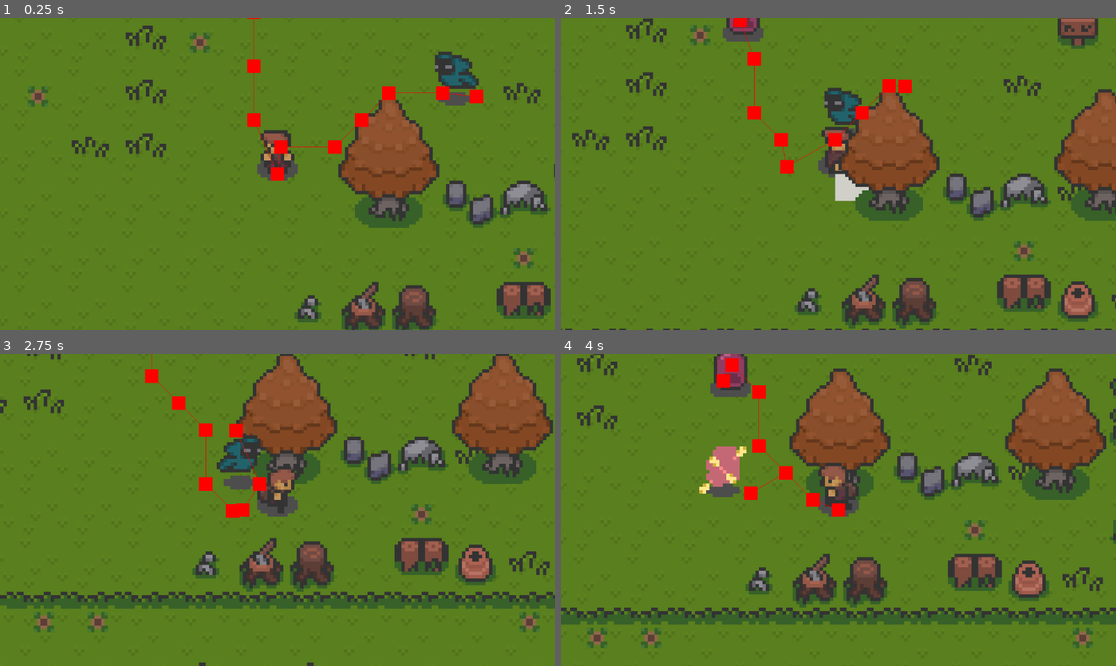
Above: before the commit, frames 1-4 (two rows, left to right).
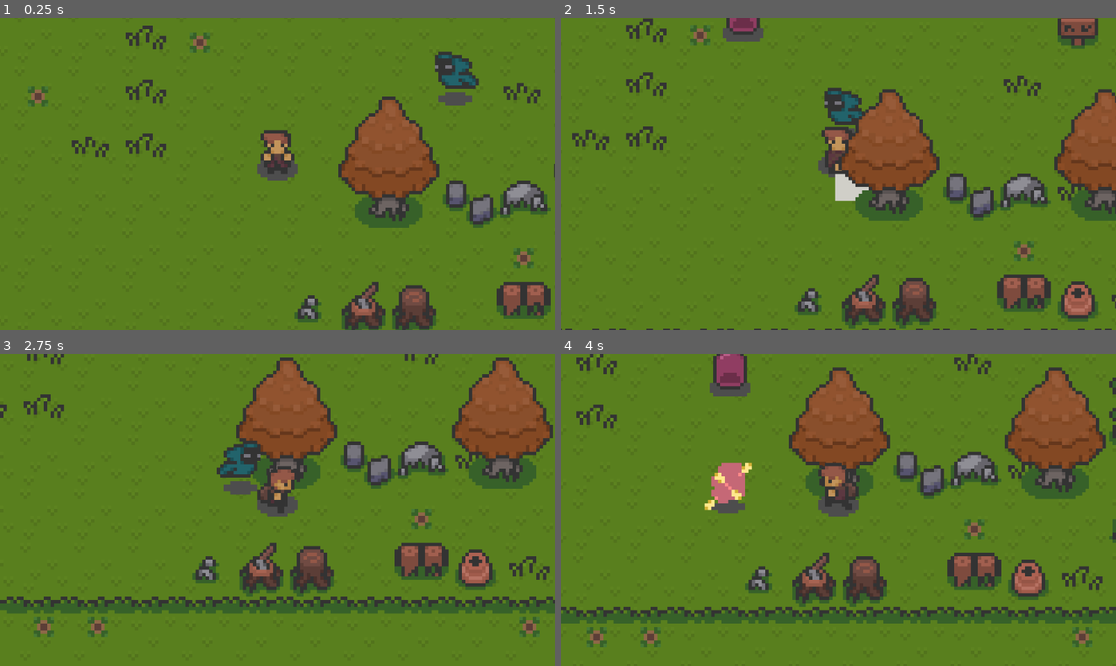
Above: after the commit, the same moments.

Repository: lilmax6969/small-seed_island-gd
Game: Godot game, scene res://scenes/test.tscn
The game is run twice, just before and just after one commit, with the same random seed, the same clock (stepped at 60 frames per second) and the same inputs. The project has no main scene, so this scene is started directly.
Inputs:
- Up to frame 1 (0.25 s): no input
- Up to frame 2 (1.5 s): hold Right (right) 0.53-1.28 s; tap Space (attack) at 0.6, 1.35 s; hold Down (down) from 1.28 s (still down)
- Up to frame 3 (2.75 s): release Down (down) at 2.03 s; hold Right (right) from 2.03 s (still down); tap Space (attack) at 2.1 s
- Up to frame 4 (4 s): release Right (right) at 2.78 s; hold Up (up) 2.78-3.53 s; tap Space (attack) at 2.85, 3.6 s; hold Left (left) from 3.53 s (still down)

The runs differ from the first frame. In frame 1, 1.1% of the frame differs, in the area x 44-88%, y 0-53%; in frame 2, 1.0%; in frame 3, 14%, in the area x 0-100%, y 0-100%; in frame 4, 6.6%.

Commit message:
Saved the tilesets in case of tilemap crash

Diff:
--- a/project.godot
+++ b/project.godot
@@ -10,6 +10,7 @@
 
 [application]
 
+config/name="small-seed_island-gd"
 config/features=PackedStringArray("4.3")
 
 [autoload]
--- a/scenes/enemy.tscn
+++ b/scenes/enemy.tscn
@@ -10,4 +10,3 @@
 [node name="Pathfinding" type="NavigationAgent2D" parent="."]
 target_desired_distance = 313.0
 path_postprocessing = 1
-debug_enabled = true
--- a/scenes/player.tscn
+++ b/scenes/player.tscn
@@ -528,10 +528,10 @@
 
 [node name="Camera2D" type="Camera2D" parent="."]
 zoom = Vector2(7, 7)
-limit_left = -16
-limit_top = -10
-limit_right = 32
-limit_bottom = 42
+limit_left = -10000
+limit_top = -10000
+limit_right = 100000
+limit_bottom = -10000
 script = SubResource("GDScript_2ig03")
 
 [node name="Animator" type="AnimatedSprite2D" parent="."]
@@ -543,7 +543,7 @@
 [node name="Hitbox" type="Area2D" parent="."]
 
 [node name="CollisionShape2D" type="CollisionShape2D" parent="Hitbox"]
-position = Vector2(-0.164391, -3.30424)
+position = Vector2(0, -3)
 shape = SubResource("CircleShape2D_iiklf")
 debug_color = Color(0, 0.650306, 0.100696, 0.42)
 
@@ -555,6 +555,11 @@
 debug_color = Color(0.964174, 0.229244, 0.200238, 0.42)
 
 [node name="Collision" type="CollisionShape2D" parent="."]
-position = Vector2(0, -2.74737)
+position = Vector2(0, -3)
 scale = Vector2(0.75, 0.75)
 shape = SubResource("CircleShape2D_31x2y")
+
+[node name="Attack-collision" type="RayCast2D" parent="."]
+position = Vector2(0, -11)
+scale = Vector2(5.36, 1)
+target_position = Vector2(0, 11)
--- a/scenes/slime.tscn
+++ b/scenes/slime.tscn
@@ -223,3 +223,6 @@
 [node name="Collision" type="CollisionShape2D" parent="." index="2"]
 position = Vector2(0, -4)
 shape = SubResource("CircleShape2D_80crh")
+
+[node name="Pathfinding" parent="." index="3"]
+debug_enabled = false
--- a/scenes/test.tscn
+++ b/scenes/test.tscn
@@ -189,6 +189,12 @@
 [sub_resource type="TileSet" id="TileSet_rdaow"]
 navigation_layer_0/layers = 1
 sources/0 = SubResource("TileSetAtlasSource_4wr4p")
+
+[sub_resource type="NavigationPolygon" id="NavigationPolygon_8sk1w"]
+vertices = PackedVector2Array(-4, 8, -8, 8, -8, -8, -4, -8)
+polygons = Array[PackedInt32Array]([PackedInt32Array(0, 1, 2, 3)])
+outlines = Array[PackedVector2Array]([PackedVector2Array(-8, -8, -4, -8, -4, 8, -8, 8)])
+agent_radius = 0.0
 
 [sub_resource type="NavigationPolygon" id="NavigationPolygon_sxum2"]
 vertices = PackedVector2Array(8, 8, -8, 8, -8, -8, 8, -8)
@@ -337,6 +343,7 @@
 11:3/0/terrains_peering_bit/top_left_corner = 0
 11:3/0/terrains_peering_bit/top_side = 0
 11:3/0/terrains_peering_bit/top_right_corner = 0
+11:3/0/navigation_layer_0/polygon = SubResource("NavigationPolygon_8sk1w")
 11:4/0 = 0
 11:4/0/terrain_set = 0
 11:4/0/terrain = 0
--- /dev/null
+++ b/tilesets/ground.tres
@@ -0,0 +1,181 @@
+[gd_resource type="TileSet" load_steps=22 format=3 uid="uid://cwj500w3s0js8"]
+
+[ext_resource type="Texture2D" uid="uid://cmitseqs6t56k" path="res://assets/Overworld_Tileset.png" id="1_yqr63"]
+
+[sub_resource type="NavigationPolygon" id="NavigationPolygon_6iqwr"]
+vertices = PackedVector2Array(8, 8, -8, 8, -8, -8, 8, -8)
+polygons = Array[PackedInt32Array]([PackedInt32Array(0, 1, 2, 3)])
+outlines = Array[PackedVector2Array]([PackedVector2Array(-8, -8, 8, -8, 8, 8, -8, 8)])
+agent_radius = 0.0
+
+[sub_resource type="NavigationPolygon" id="NavigationPolygon_3a15x"]
+vertices = PackedVector2Array(8, 8, -8, 8, -8, -8, 8, -8)
+polygons = Array[PackedInt32Array]([PackedInt32Array(0, 1, 2, 3)])
+outlines = Array[PackedVector2Array]([PackedVector2Array(-8, -8, 8, -8, 8, 8, -8, 8)])
+agent_radius = 0.0
+
+[sub_resource type="NavigationPolygon" id="NavigationPolygon_yq6sp"]
+vertices = PackedVector2Array(8, 8, -8, 8, -8, -8, 8, -8)
+polygons = Array[PackedInt32Array]([PackedInt32Array(0, 1, 2, 3)])
+outlines = Array[PackedVector2Array]([PackedVector2Array(-8, -8, 8, -8, 8, 8, -8, 8)])
+agent_radius = 0.0
+
+[sub_resource type="NavigationPolygon" id="NavigationPolygon_uyq0l"]
+vertices = PackedVector2Array(8, 8, -8, 8, -8, -8, 8, -8)
+polygons = Array[PackedInt32Array]([PackedInt32Array(0, 1, 2, 3)])
+outlines = Array[PackedVector2Array]([PackedVector2Array(-8, -8, 8, -8, 8, 8, -8, 8)])
+agent_radius = 0.0
+
+[sub_resource type="NavigationPolygon" id="NavigationPolygon_gqpxo"]
+vertices = PackedVector2Array(8, 8, -8, 8, -8, -8, 8, -8)
+polygons = Array[PackedInt32Array]([PackedInt32Array(0, 1, 2, 3)])
+outlines = Array[PackedVector2Array]([PackedVector2Array(-8, -8, 8, -8, 8, 8, -8, 8)])
+agent_radius = 0.0
+
+[sub_resource type="NavigationPolygon" id="NavigationPolygon_tyigh"]
+vertices = PackedVector2Array(8, 8, -8, 8, -8, -8, 8, -8)
+polygons = Array[PackedInt32Array]([PackedInt32Array(0, 1, 2, 3)])
+outlines = Array[PackedVector2Array]([PackedVector2Array(-8, -8, 8, -8, 8, 8, -8, 8)])
+agent_radius = 0.0
+
+[sub_resource type="NavigationPolygon" id="NavigationPolygon_212et"]
+vertices = PackedVector2Array(8, 8, -8, 8, -8, -8, 8, -8)
+polygons = Array[PackedInt32Array]([PackedInt32Array(0, 1, 2, 3)])
+outlines = Array[PackedVector2Array]([PackedVector2Array(-8, -8, 8, -8, 8, 8, -8, 8)])
+agent_radius = 0.0
+
+[sub_resource type="NavigationPolygon" id="NavigationPolygon_l225i"]
+vertices = PackedVector2Array(8, 8, -8, 8, -8, -8, 8, -8)
+polygons = Array[PackedInt32Array]([PackedInt32Array(0, 1, 2, 3)])
+outlines = Array[PackedVector2Array]([PackedVector2Array(-8, -8, 8, -8, 8, 8, -8, 8)])
+agent_radius = 0.0
+
+[sub_resource type="NavigationPolygon" id="NavigationPolygon_v46sh"]
+vertices = PackedVector2Array(8, 8, -8, 8, -8, -8, 8, -8)
+polygons = Array[PackedInt32Array]([PackedInt32Array(0, 1, 2, 3)])
+outlines = Array[PackedVector2Array]([PackedVector2Array(-8, -8, 8, -8, 8, 8, -8, 8)])
+agent_radius = 0.0
+
+[sub_resource type="NavigationPolygon" id="NavigationPolygon_5vfkr"]
+vertices = PackedVector2Array(8, 8, -8, 8, -8, -8, 8, -8)
+polygons = Array[PackedInt32Array]([PackedInt32Array(0, 1, 2, 3)])
+outlines = Array[PackedVector2Array]([PackedVector2Array(-8, -8, 8, -8, 8, 8, -8, 8)])
+agent_radius = 0.0
+
+[sub_resource type="NavigationPolygon" id="NavigationPolygon_hb2mg"]
+vertices = PackedVector2Array(8, 8, -8, 8, -8, -8, 8, -8)
+polygons = Array[PackedInt32Array]([PackedInt32Array(0, 1, 2, 3)])
+outlines = Array[PackedVector2Array]([PackedVector2Array(-8, -8, 8, -8, 8, 8, -8, 8)])
+agent_radius = 0.0
+
+[sub_resource type="NavigationPolygon" id="NavigationPolygon_5jxx6"]
+vertices = PackedVector2Array(8, 8, -8, 8, -8, -8, 8, -8)
+polygons = Array[PackedInt32Array]([PackedInt32Array(0, 1, 2, 3)])
+outlines = Array[PackedVector2Array]([PackedVector2Array(-8, -8, 8, -8, 8, 8, -8, 8)])
+agent_radius = 0.0
+
+[sub_resource type="NavigationPolygon" id="NavigationPolygon_ruadu"]
+vertices = PackedVector2Array(8, 8, -8, 8, -8, -8, 8, -8)
+polygons = Array[PackedInt32Array]([PackedInt32Array(0, 1, 2, 3)])
+outlines = Array[PackedVector2Array]([PackedVector2Array(-8, -8, 8, -8, 8, 8, -8, 8)])
+agent_radius = 0.0
+
+[sub_resource type="NavigationPolygon" id="NavigationPolygon_67pss"]
+vertices = PackedVector2Array(8, 8, -8, 8, -8, -8, 8, -8)
+polygons = Array[PackedInt32Array]([PackedInt32Array(0, 1, 2, 3)])
+outlines = Array[PackedVector2Array]([PackedVector2Array(-8, -8, 8, -8, 8, 8, -8, 8)])
+agent_radius = 0.0
+
+[sub_resource type="NavigationPolygon" id="NavigationPolygon_hsx4j"]
+vertices = PackedVector2Array(8, 8, -8, 8, -8, -8, 8, -8)
+polygons = Array[PackedInt32Array]([PackedInt32Array(0, 1, 2, 3)])
+outlines = Array[PackedVector2Array]([PackedVector2Array(-8, -8, 8, -8, 8, 8, -8, 8)])
+agent_radius = 0.0
+
+[sub_resource type="NavigationPolygon" id="NavigationPolygon_uw812"]
+vertices = PackedVector2Array(8, 8, -8, 8, -8, -8, 8, -8)
+polygons = Array[PackedInt32Array]([PackedInt32Array(0, 1, 2, 3)])
+outlines = Array[PackedVector2Array]([PackedVector2Array(-8, -8, 8, -8, 8, 8, -8, 8)])
+agent_radius = 0.0
+
+[sub_resource type="NavigationPolygon" id="NavigationPolygon_r4liu"]
+vertices = PackedVector2Array(8, 8, -8, 8, -8, -8, 8, -8)
+polygons = Array[PackedInt32Array]([PackedInt32Array(0, 1, 2, 3)])
+outlines = Array[PackedVector2Array]([PackedVector2Array(-8, -8, 8, -8, 8, 8, -8, 8)])
+agent_radius = 0.0
+
+[sub_resource type="NavigationPolygon" id="NavigationPolygon_uj423"]
+vertices = PackedVector2Array(8, 8, -8, 8, -8, -8, 8, -8)
+polygons = Array[PackedInt32Array]([PackedInt32Array(0, 1, 2, 3)])
+outlines = Array[PackedVector2Array]([PackedVector2Array(-8, -8, 8, -8, 8, 8, -8, 8)])
+agent_radius = 0.0
+
+[sub_resource type="NavigationPolygon" id="NavigationPolygon_bu3bt"]
+vertices = PackedVector2Array(8, 8, -8, 8, -8, -8, 8, -8)
+polygons = Array[PackedInt32Array]([PackedInt32Array(0, 1, 2, 3)])
+outlines = Array[PackedVector2Array]([PackedVector2Array(-8, -8, 8, -8, 8, 8, -8, 8)])
+agent_radius = 0.0
+
+[sub_resource type="TileSetAtlasSource" id="TileSetAtlasSource_4wr4p"]
+texture = ExtResource("1_yqr63")
+0:0/0 = 0
+1:0/0 = 0
+3:0/0 = 0
+0:1/0 = 0
+0:2/0 = 0
+1:2/0 = 0
+1:1/0 = 0
+1:1/0/navigation_layer_0/polygon = SubResource("NavigationPolygon_212et")
+2:1/0 = 0
+2:1/0/navigation_layer_0/polygon = SubResource("NavigationPolygon_v46sh")
+2:2/0 = 0
+2:2/0/navigation_layer_0/polygon = SubResource("NavigationPolygon_5vfkr")
+3:2/0 = 0
+3:1/0 = 0
+4:0/0 = 0
+5:0/0 = 0
+6:0/0 = 0
+7:0/0 = 0
+7:1/0 = 0
+5:1/0 = 0
+4:1/0 = 0
+6:1/0 = 0
+6:1/0/navigation_layer_0/polygon = SubResource("NavigationPolygon_hb2mg")
+4:2/0 = 0
+5:2/0 = 0
+6:2/0 = 0
+7:2/0 = 0
+8:0/0 = 0
+8:0/0/navigation_layer_0/polygon = SubResource("NavigationPolygon_5jxx6")
+9:0/0 = 0
+9:0/0/navigation_layer_0/polygon = SubResource("NavigationPolygon_uw812")
+8:1/0 = 0
+8:1/0/navigation_layer_0/polygon = SubResource("NavigationPolygon_ruadu")
+9:1/0 = 0
+9:1/0/navigation_layer_0/polygon = SubResource("NavigationPolygon_r4liu")
+10:1/0 = 0
+10:1/0/navigation_layer_0/polygon = SubResource("NavigationPolygon_3a15x")
+10:0/0 = 0
+10:0/0/navigation_layer_0/polygon = SubResource("NavigationPolygon_6iqwr")
+11:0/0 = 0
+11:0/0/navigation_layer_0/polygon = SubResource("NavigationPolygon_uyq0l")
+11:1/0 = 0
+11:1/0/navigation_layer_0/polygon = SubResource("NavigationPolygon_gqpxo")
+11:2/0 = 0
+11:2/0/navigation_layer_0/polygon = SubResource("NavigationPolygon_tyigh")
+10:2/0 = 0
+10:2/0/navigation_layer_0/polygon = SubResource("NavigationPolygon_yq6sp")
+9:2/0 = 0
+9:2/0/navigation_layer_0/polygon = SubResource("NavigationPolygon_uj423")
+9:3/0 = 0
+9:3/0/navigation_layer_0/polygon = SubResource("NavigationPolygon_bu3bt")
+8:3/0 = 0
+8:3/0/navigation_layer_0/polygon = SubResource("NavigationPolygon_hsx4j")
+8:2/0 = 0
+8:2/0/navigation_layer_0/polygon = SubResource("NavigationPolygon_67pss")
+2:0/0 = 0
+2:0/0/navigation_layer_0/polygon = SubResource("NavigationPolygon_l225i")
+
+[resource]
+navigation_layer_0/layers = 1
+sources/0 = SubResource("TileSetAtlasSource_4wr4p")
--- /dev/null
+++ b/tilesets/ladder.tres
@@ -0,0 +1,19 @@
+[gd_resource type="TileSet" load_steps=3 format=3 uid="uid://cir120pc0leyx"]
+
+[ext_resource type="Texture2D" uid="uid://cmitseqs6t56k" path="res://assets/Overworld_Tileset.png" id="1_5y0k1"]
+
+[sub_resource type="TileSetAtlasSource" id="TileSetAtlasSource_ew7bn"]
+texture = ExtResource("1_5y0k1")
+4:12/0 = 0
+4:12/0/physics_layer_0/polygon_0/points = PackedVector2Array(4, -8, 6, -8, 6, 8, 4, 8)
+4:12/0/physics_layer_0/polygon_1/points = PackedVector2Array(-6, -8, -4, -8, -4, 8, -6, 8)
+3:12/0 = 0
+3:12/0/physics_layer_0/polygon_0/points = PackedVector2Array(6, 3, 8, 3, 8, 8, 6, 8)
+3:12/0/physics_layer_0/polygon_1/points = PackedVector2Array(-8, 3, -8, 3, -6, 3, -6, 8, -8, 8)
+5:12/0 = 0
+5:12/0/physics_layer_0/polygon_0/points = PackedVector2Array(4, -8, 6, -8, 6, 7, 4, 7)
+5:12/0/physics_layer_0/polygon_1/points = PackedVector2Array(-6, -8, -4, -8, -4, 7, -6, 7)
+
+[resource]
+physics_layer_0/collision_layer = 1
+sources/0 = SubResource("TileSetAtlasSource_ew7bn")
--- /dev/null
+++ b/tilesets/mountain.tres
@@ -0,0 +1,204 @@
+[gd_resource type="TileSet" load_steps=9 format=3 uid="uid://7q1cexc5mki5"]
+
+[ext_resource type="Texture2D" uid="uid://cmitseqs6t56k" path="res://assets/Overworld_Tileset.png" id="1_r14bt"]
+
+[sub_resource type="NavigationPolygon" id="NavigationPolygon_8sk1w"]
+vertices = PackedVector2Array(-4, 8, -8, 8, -8, -8, -4, -8)
+polygons = Array[PackedInt32Array]([PackedInt32Array(0, 1, 2, 3)])
+outlines = Array[PackedVector2Array]([PackedVector2Array(-8, -8, -4, -8, -4, 8, -8, 8)])
+agent_radius = 0.0
+
+[sub_resource type="NavigationPolygon" id="NavigationPolygon_sxum2"]
+vertices = PackedVector2Array(8, 8, -8, 8, -8, -8, 8, -8)
+polygons = Array[PackedInt32Array]([PackedInt32Array(0, 1, 2, 3)])
+outlines = Array[PackedVector2Array]([PackedVector2Array(-8, -8, 8, -8, 8, 8, -8, 8)])
+agent_radius = 0.0
+
+[sub_resource type="NavigationPolygon" id="NavigationPolygon_e1iws"]
+vertices = PackedVector2Array(8, 8, -8, 8, -8, -8, 8, -8)
+polygons = Array[PackedInt32Array]([PackedInt32Array(0, 1, 2, 3)])
+outlines = Array[PackedVector2Array]([PackedVector2Array(-8, -8, 8, -8, 8, 8, -8, 8)])
+agent_radius = 0.0
+
+[sub_resource type="NavigationPolygon" id="NavigationPolygon_kletp"]
+vertices = PackedVector2Array(8, 8, -8, 8, -8, -8, 8, -8)
+polygons = Array[PackedInt32Array]([PackedInt32Array(0, 1, 2, 3)])
+outlines = Array[PackedVector2Array]([PackedVector2Array(-8, -8, 8, -8, 8, 8, -8, 8)])
+agent_radius = 0.0
+
+[sub_resource type="NavigationPolygon" id="NavigationPolygon_gkipy"]
+vertices = PackedVector2Array(8, 8, -8, 8, -8, -8, 8, -8)
+polygons = Array[PackedInt32Array]([PackedInt32Array(0, 1, 2, 3)])
+outlines = Array[PackedVector2Array]([PackedVector2Array(-8, -8, 8, -8, 8, 8, -8, 8)])
+agent_radius = 0.0
+
+[sub_resource type="NavigationPolygon" id="NavigationPolygon_n8an3"]
+vertices = PackedVector2Array(8, 8, -8, 8, -8, -8, 8, -8)
+polygons = Array[PackedInt32Array]([PackedInt32Array(0, 1, 2, 3)])
+outlines = Array[PackedVector2Array]([PackedVector2Array(-8, -8, 8, -8, 8, 8, -8, 8)])
+agent_radius = 0.0
+
+[sub_resource type="TileSetAtlasSource" id="TileSetAtlasSource_uwmk0"]
+texture = ExtResource("1_r14bt")
+1:2/0 = 0
+1:2/0/terrain_set = 0
+1:2/0/terrain = 0
+1:2/0/physics_layer_0/polygon_0/points = PackedVector2Array(5, -3, 8, -3, 8, 0, -8, 0, -8, -3, 2, -3)
+1:2/0/terrains_peering_bit/right_side = 0
+1:2/0/terrains_peering_bit/left_side = 0
+1:2/0/terrains_peering_bit/top_left_corner = 0
+1:2/0/terrains_peering_bit/top_side = 0
+1:2/0/terrains_peering_bit/top_right_corner = 0
+0:2/0 = 0
+0:2/0/terrain_set = 0
+0:2/0/terrain = 0
+0:2/0/physics_layer_0/polygon_0/points = PackedVector2Array(8, -3, 8, 0, -4, -2, -8, -8, -4, -8, -1, -5)
+0:2/0/terrains_peering_bit/right_side = 0
+0:2/0/terrains_peering_bit/top_side = 0
+0:2/0/terrains_peering_bit/top_right_corner = 0
+0:1/0 = 0
+0:1/0/terrain_set = 0
+0:1/0/terrain = 0
+0:1/0/physics_layer_0/polygon_0/points = PackedVector2Array(-8, -8, -4, -8, -4, 8, -8, 8)
+0:1/0/terrains_peering_bit/right_side = 0
+0:1/0/terrains_peering_bit/bottom_right_corner = 0
+0:1/0/terrains_peering_bit/bottom_side = 0
+0:1/0/terrains_peering_bit/top_side = 0
+0:1/0/terrains_peering_bit/top_right_corner = 0
+0:0/0 = 0
+0:0/0/terrain_set = 0
+0:0/0/terrain = 0
+0:0/0/physics_layer_0/polygon_0/points = PackedVector2Array(-4, 8, -8, 8, -8, -4, -4, -7, 8, -7, 8, -4, -4, -4)
+0:0/0/terrains_peering_bit/right_side = 0
+0:0/0/terrains_peering_bit/bottom_right_corner = 0
+0:0/0/terrains_peering_bit/bottom_side = 0
+1:0/0 = 0
+1:0/0/terrain_set = 0
+1:0/0/terrain = 0
+1:0/0/physics_layer_0/polygon_0/points = PackedVector2Array(-8, -4, -8, -7, 8, -7, 8, -4)
+1:0/0/terrains_peering_bit/right_side = 0
+1:0/0/terrains_peering_bit/bottom_right_corner = 0
+1:0/0/terrains_peering_bit/bottom_side = 0
+1:0/0/terrains_peering_bit/bottom_left_corner = 0
+1:0/0/terrains_peering_bit/left_side = 0
+2:0/0 = 0
+2:0/0/navigation_layer_0/polygon = SubResource("NavigationPolygon_e1iws")
+3:0/0 = 0
+3:0/0/terrain_set = 0
+3:0/0/terrain = 0
+3:0/0/physics_layer_0/polygon_0/points = PackedVector2Array(8, 8, 4, 8, 4, -4, -8, -4, -8, -7, 6, -7, 8, -3)
+3:0/0/terrains_peering_bit/bottom_side = 0
+3:0/0/terrains_peering_bit/bottom_left_corner = 0
+3:0/0/terrains_peering_bit/left_side = 0
+3:1/0 = 0
+3:1/0/terrain_set = 0
+3:1/0/terrain = 0
+3:1/0/physics_layer_0/polygon_0/points = PackedVector2Array(4, -8, 8, -8, 8, 8, 4, 8)
+3:1/0/terrains_peering_bit/bottom_side = 0
+3:1/0/terrains_peering_bit/bottom_left_corner = 0
+3:1/0/terrains_peering_bit/left_side = 0
+3:1/0/terrains_peering_bit/top_left_corner = 0
+3:1/0/terrains_peering_bit/top_side = 0
+3:2/0 = 0
+3:2/0/terrain_set = 0
+3:2/0/terrain = 0
+3:2/0/physics_layer_0/polygon_0/points = PackedVector2Array(4, -8, 8, -8, 5, -1, -8, 0, -8, -3, 2, -4)
+3:2/0/terrains_peering_bit/left_side = 0
+3:2/0/terrains_peering_bit/top_left_corner = 0
+3:2/0/terrains_peering_bit/top_side = 0
+2:2/0 = 0
+2:2/0/navigation_layer_0/polygon = SubResource("NavigationPolygon_gkipy")
+2:1/0 = 0
+2:1/0/navigation_layer_0/polygon = SubResource("NavigationPolygon_kletp")
+1:1/0 = 0
+1:1/0/navigation_layer_0/polygon = SubResource("NavigationPolygon_sxum2")
+4:2/0 = 0
+5:2/0 = 0
+6:2/0 = 0
+7:2/0 = 0
+7:1/0 = 0
+7:0/0 = 0
+6:0/0 = 0
+6:1/0 = 0
+6:1/0/terrain_set = 0
+6:1/0/terrain = 0
+6:1/0/terrains_peering_bit/right_side = 0
+6:1/0/terrains_peering_bit/bottom_right_corner = 0
+6:1/0/terrains_peering_bit/bottom_side = 0
+6:1/0/terrains_peering_bit/bottom_left_corner = 0
+6:1/0/terrains_peering_bit/left_side = 0
+6:1/0/terrains_peering_bit/top_left_corner = 0
+6:1/0/terrains_peering_bit/top_side = 0
+6:1/0/terrains_peering_bit/top_right_corner = 0
+6:1/0/navigation_layer_0/polygon = SubResource("NavigationPolygon_n8an3")
+5:1/0 = 0
+5:0/0 = 0
+4:0/0 = 0
+4:1/0 = 0
+10:3/0 = 0
+10:3/0/terrain_set = 0
+10:3/0/terrain = 0
+10:3/0/terrains_peering_bit/right_side = 0
+10:3/0/terrains_peering_bit/bottom_side = 0
+10:3/0/terrains_peering_bit/bottom_left_corner = 0
+10:3/0/terrains_peering_bit/left_side = 0
+10:3/0/terrains_peering_bit/top_left_corner = 0
+10:3/0/terrains_peering_bit/top_side = 0
+10:3/0/terrains_peering_bit/top_right_corner = 0
+11:3/0 = 0
+11:3/0/terrain_set = 0
+11:3/0/terrain = 0
+11:3/0/terrains_peering_bit/right_side = 0
+11:3/0/terrains_peering_bit/bottom_right_corner = 0
+11:3/0/terrains_peering_bit/bottom_side = 0
+11:3/0/terrains_peering_bit/left_side = 0
+11:3/0/terrains_peering_bit/top_left_corner = 0
+11:3/0/terrains_peering_bit/top_side = 0
+11:3/0/terrains_peering_bit/top_right_corner = 0
+11:3/0/navigation_layer_0/polygon = SubResource("NavigationPolygon_8sk1w")
+11:4/0 = 0
+11:4/0/terrain_set = 0
+11:4/0/terrain = 0
+11:4/0/terrains_peering_bit/right_side = 0
+11:4/0/terrains_peering_bit/bottom_right_corner = 0
+11:4/0/terrains_peering_bit/bottom_side = 0
+11:4/0/terrains_peering_bit/bottom_left_corner = 0
+11:4/0/terrains_peering_bit/left_side = 0
+11:4/0/terrains_peering_bit/top_side = 0
+11:4/0/terrains_peering_bit/top_right_corner = 0
+10:4/0 = 0
+10:4/0/terrain_set = 0
+10:4/0/terrain = 0
+10:4/0/terrains_peering_bit/right_side = 0
+10:4/0/terrains_peering_bit/bottom_right_corner = 0
+10:4/0/terrains_peering_bit/bottom_side = 0
+10:4/0/terrains_peering_bit/bottom_left_corner = 0
+10:4/0/terrains_peering_bit/left_side = 0
+10:4/0/terrains_peering_bit/top_left_corner = 0
+10:4/0/terrains_peering_bit/top_side = 0
+6:6/0 = 0
+6:6/0/physics_layer_0/polygon_0/points = PackedVector2Array(-8, -8, 8, -8, 8, 8, -8, 8)
+8:6/0 = 0
+8:6/0/physics_layer_0/polygon_0/points = PackedVector2Array(-8, -8, 8, -8, 8, 8, -8, 8)
+7:6/0 = 0
+7:6/0/physics_layer_0/polygon_0/points = PackedVector2Array(-8, -8, 8, -8, 8, 8, -8, 8)
+6:7/0 = 0
+6:7/0/physics_layer_0/polygon_0/points = PackedVector2Array(-8, -8, 8, -8, 8, 8, -8, 8)
+7:7/0 = 0
+7:7/0/physics_layer_0/polygon_0/points = PackedVector2Array(-8, -8, 8, -8, 8, 8, -8, 8)
+8:7/0 = 0
+8:7/0/physics_layer_0/polygon_0/points = PackedVector2Array(-8, -8, 8, -8, 8, 8, -8, 8)
+7:8/0 = 0
+7:8/0/physics_layer_0/polygon_0/points = PackedVector2Array(-8, -8, 8, -8, 8, 4, -8, 4)
+8:8/0 = 0
+8:8/0/physics_layer_0/polygon_0/points = PackedVector2Array(-8, -8, 8, -8, 8, 4, -8, 4)
+6:8/0 = 0
+6:8/0/physics_layer_0/polygon_0/points = PackedVector2Array(-8, -8, 8, -8, 8, 4, -8, 4)
+
+[resource]
+physics_layer_0/collision_layer = 1
+terrain_set_0/mode = 0
+terrain_set_0/terrain_0/name = "mountain"
+terrain_set_0/terrain_0/color = Color(0.156863, 0.345098, 0.25098, 1)
+navigation_layer_0/layers = 1
+sources/0 = SubResource("TileSetAtlasSource_uwmk0")
--- /dev/null
+++ b/tilesets/objects.tres
@@ -0,0 +1,84 @@
+[gd_resource type="TileSet" load_steps=3 format=3 uid="uid://dvqqpr0ky6pu8"]
+
+[ext_resource type="Texture2D" uid="uid://cmitseqs6t56k" path="res://assets/Overworld_Tileset.png" id="1_tb408"]
+
+[sub_resource type="TileSetAtlasSource" id="TileSetAtlasSource_olgfv"]
+texture = ExtResource("1_tb408")
+4:3/0 = 0
+4:3/0/y_sort_origin = 1
+4:3/0/physics_layer_0/polygon_0/points = PackedVector2Array(-6, 0, 6, 0, 5, 5, -5, 5)
+5:3/0 = 0
+5:3/0/y_sort_origin = 1
+5:3/0/physics_layer_0/polygon_0/points = PackedVector2Array(-6, 0, 6, 0, 5, 5, -5, 5)
+7:3/0 = 0
+7:3/0/y_sort_origin = 1
+7:3/0/physics_layer_0/polygon_0/points = PackedVector2Array(-6, 0, 6, 0, 5, 5, -5, 5)
+7:4/0 = 0
+7:4/0/y_sort_origin = -1
+7:4/0/physics_layer_0/polygon_0/points = PackedVector2Array(-5, 0, 5, 0, 4, 4, -4, 4)
+6:4/0 = 0
+6:4/0/y_sort_origin = -2
+6:4/0/physics_layer_0/polygon_0/points = PackedVector2Array(-8, -3, 8, -3, 8, 2, -8, 2)
+5:4/0 = 0
+4:4/0 = 0
+4:4/0/physics_layer_0/polygon_0/points = PackedVector2Array(-5, 0, 5, 0, 5, 5, -5, 5)
+3:4/0 = 0
+3:4/0/physics_layer_0/polygon_0/points = PackedVector2Array(-5, 0, 4, 0, 5, 5, -6, 5)
+2:4/0 = 0
+2:4/0/physics_layer_0/polygon_0/points = PackedVector2Array(-2, 0, 2, 0, 2, 3, -2, 3)
+2:5/0 = 0
+2:5/0/physics_layer_0/polygon_0/points = PackedVector2Array(1, 1, 2, -1, 4, -1, 6, -1, 5, 1, 3, 2)
+2:5/0/physics_layer_0/polygon_1/points = PackedVector2Array(-6, -1, -2, -1, -1, 2, -5, 2)
+3:5/0 = 0
+3:5/0/physics_layer_0/polygon_0/points = PackedVector2Array(-7, -1, 7, -1, 6, 3, -6, 3)
+4:5/0 = 0
+4:5/0/physics_layer_0/polygon_0/points = PackedVector2Array(1, 1, 3, 0, 4, -2, 7, -2, 7, 6, 0, 6)
+4:5/0/physics_layer_0/polygon_1/points = PackedVector2Array(-7, -2, -1, -2, -1, 2, -7, 2)
+5:5/0 = 0
+5:5/0/physics_layer_0/polygon_0/points = PackedVector2Array(-1, -8, 6, -8, 6, 6, -1, 6)
+6:5/0 = 0
+6:5/0/physics_layer_0/polygon_0/points = PackedVector2Array(-8, 1, 8, 1, 8, 6, -8, 6)
+7:5/0 = 0
+7:5/0/physics_layer_0/polygon_0/points = PackedVector2Array(-7, -8, 1, -8, 1, 6, -7, 6)
+8:5/0 = 0
+8:5/0/physics_layer_0/polygon_0/points = PackedVector2Array(-7, -1, 7, -1, 7, 7, -7, 7)
+3:9/size_in_atlas = Vector2i(2, 3)
+3:9/0 = 0
+3:9/0/texture_origin = Vector2i(8, 11)
+3:9/0/y_sort_origin = -1
+3:9/0/physics_layer_0/polygon_0/points = PackedVector2Array(-13, -1, -3, -1, -3, 5, -13, 5)
+5:9/size_in_atlas = Vector2i(2, 3)
+5:9/0 = 0
+5:9/0/texture_origin = Vector2i(8, 11)
+5:9/0/y_sort_origin = -1
+5:9/0/physics_layer_0/polygon_0/points = PackedVector2Array(-13, -1, -3, -1, -3, 5, -13, 5)
+0:9/size_in_atlas = Vector2i(2, 2)
+0:9/0 = 0
+0:9/0/texture_origin = Vector2i(8, 8)
+0:9/0/y_sort_origin = 2
+0:9/0/physics_layer_0/polygon_0/points = PackedVector2Array(-22, 0, -18, 0, -18, 7, -22, 7)
+0:11/size_in_atlas = Vector2i(2, 2)
+0:11/0 = 0
+0:11/0/texture_origin = Vector2i(8, 8)
+0:11/0/y_sort_origin = 2
+0:11/0/physics_layer_0/polygon_0/points = PackedVector2Array(2, 0, 7, 0, 7, 6, 2, 6)
+2:9/size_in_atlas = Vector2i(1, 2)
+2:9/0 = 0
+2:9/0/texture_origin = Vector2i(0, 8)
+2:9/0/y_sort_origin = 6
+2:9/0/physics_layer_0/polygon_0/points = PackedVector2Array(-2, -16, 3, -16, 3, -4, -2, -4)
+6:3/0 = 0
+6:3/0/y_sort_origin = -8
+3:3/0 = 0
+3:3/0/y_sort_origin = -6
+2:3/0 = 0
+2:3/0/y_sort_origin = -6
+7:9/size_in_atlas = Vector2i(3, 2)
+7:9/0 = 0
+7:9/0/texture_origin = Vector2i(0, 8)
+7:9/0/y_sort_origin = -8
+7:9/0/physics_layer_0/polygon_0/points = PackedVector2Array(-10, 5, -24, 5, -24, -24, 24, -24, 24, 6, 10, 6, 10, -14, -10, -14)
+
+[resource]
+physics_layer_0/collision_layer = 1
+sources/0 = SubResource("TileSetAtlasSource_olgfv")
--- /dev/null
+++ b/under-ground.tres
@@ -0,0 +1,10 @@
+[gd_resource type="TileSet" load_steps=3 format=3 uid="uid://bvxnla3qdylfd"]
+
+[ext_resource type="Texture2D" uid="uid://cmitseqs6t56k" path="res://assets/Overworld_Tileset.png" id="1_7hdym"]
+
+[sub_resource type="TileSetAtlasSource" id="TileSetAtlasSource_31cc3"]
+texture = ExtResource("1_7hdym")
+6:1/0 = 0
+
+[resource]
+sources/0 = SubResource("TileSetAtlasSource_31cc3")
Not shown: 2 places in scenes/test.tscn that only renumber resources
